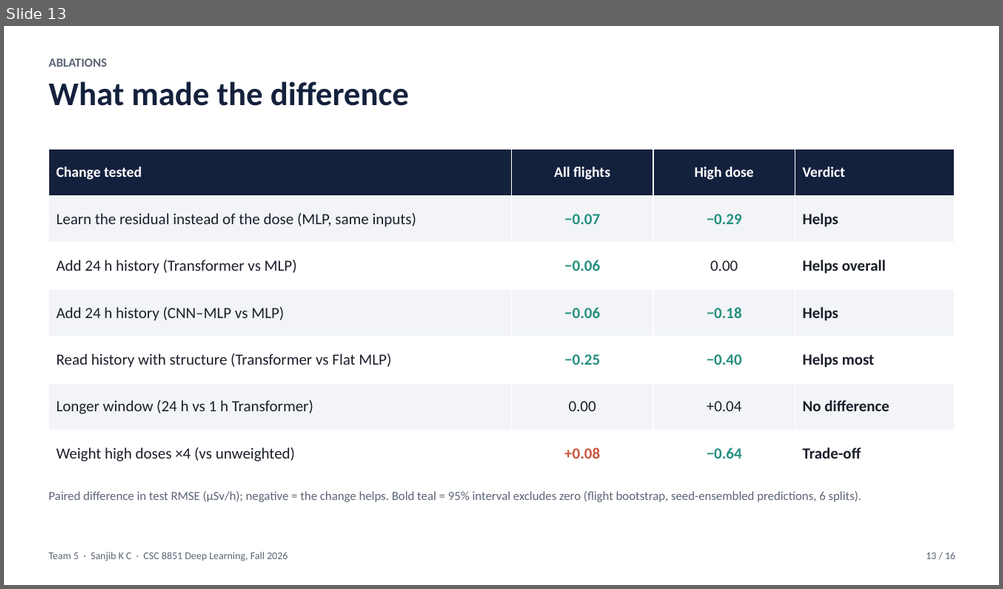
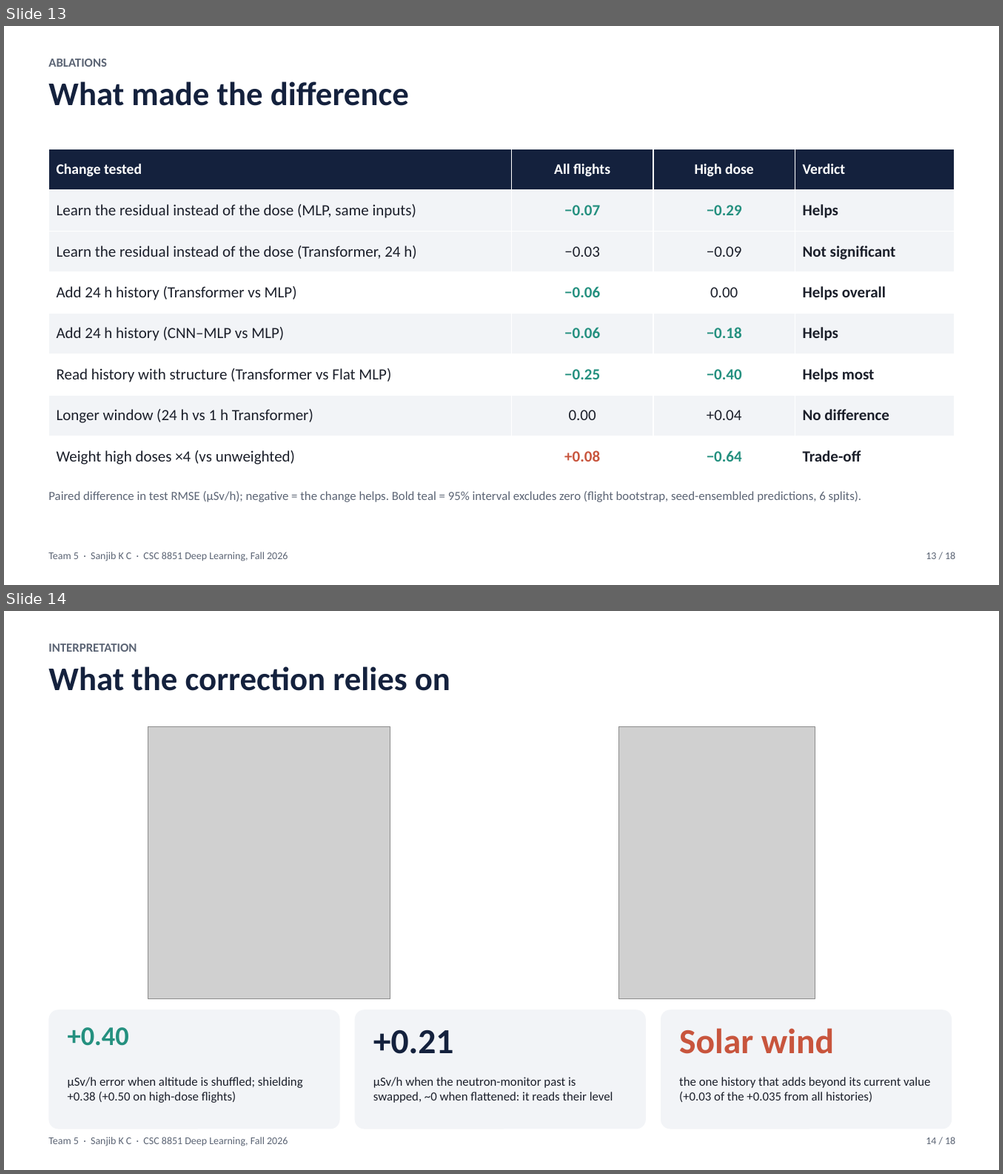
Before and after one commit to thesanjibkc/Deep_learning_project, a slide deck: poster/Team5_Sanjib_KC_slides.pptx. Shown one above the other, each under a label of ours: slide 13 before the commit, slides 13 and 14 after it. The pictures are 1003x589 and 1003x1174 pixels, drawn with LibreOffice and Linux fonts; fonts in the diff are those of the drawing; grey boxes stand for pictures. Boxes give left, top, right and bottom in pixels: in the first picture for what was removed or moved away, otherwise in the second. Text is boxed around its words. In the diff, an @@ line names an element or a change of style, - is before the commit and + after.

```diff
--- a/poster/Team5_Sanjib_KC_slides.pptx
+++ b/poster/Team5_Sanjib_KC_slides.pptx
@@ slide 14 added at (4, 611, 999, 1170), background #FFFFFF @@
@@ text added at (48, 644, 136, 652), 12 pt, text #5B6474, bold @@
+INTERPRETATION
@@ text added at (48, 667, 450, 691), 32 pt, text #14213D, bold @@
+What the correction relies on
@@ picture added at (148, 726, 390, 999) @@
@@ picture added at (618, 726, 814, 999) @@
@@ rounded rectangle added at (48, 1010, 340, 1130), fill #F2F4F7 @@
@@ rounded rectangle added at (355, 1010, 646, 1130), fill #F2F4F7 @@
@@ rounded rectangle added at (660, 1010, 951, 1130), fill #F2F4F7 @@
@@ text added at (68, 1028, 129, 1046), 26 pt, text #24907F, bold @@
++0.40
@@ text added at (373, 1031, 454, 1054), 34 pt, text #14213D, bold @@
++0.21
@@ text added at (679, 1028, 834, 1054), 34 pt, text #C8553D, bold @@
+Solar wind
@@ text added at (68, 1077, 303, 1103), 12 pt, text #1B1F2A @@
+µSv/h error when altitude is shuffled; shielding +0.38 (+0.50 on high-dose flights)
@@ text added at (373, 1077, 613, 1103), 12 pt, text #1B1F2A @@
+µSv/h when the neutron-monitor past is swapped, ~0 when flattened: it reads their level
@@ text added at (679, 1077, 930, 1102), 12 pt, text #1B1F2A @@
+the one history that adds beyond its current value (+0.03 of the +0.035 from all histories)
@@ text added at (48, 1137, 287, 1147), 10 pt, text #5B6474 @@
+Team 5 · Sanjib K C · CSC 8851 Deep Learning, Fall 2026
@@ text added at (925, 1137, 955, 1145), 10 pt, text #5B6474 @@
+14 / 18
@@ slide 13 changed as well @@
@@ table at (48, 149, 954, 477) @@
+row 3: Learn the residual instead of the dose (Transformer, 24 h) | −0.03 | −0.09 | Not significant
@@ text at (925, 552, 955, 560): text changed @@
-13 / 16
+13 / 18
```
Also in this commit, not shown: 15 other slides changed, 1 other slide added, 16 other files.
